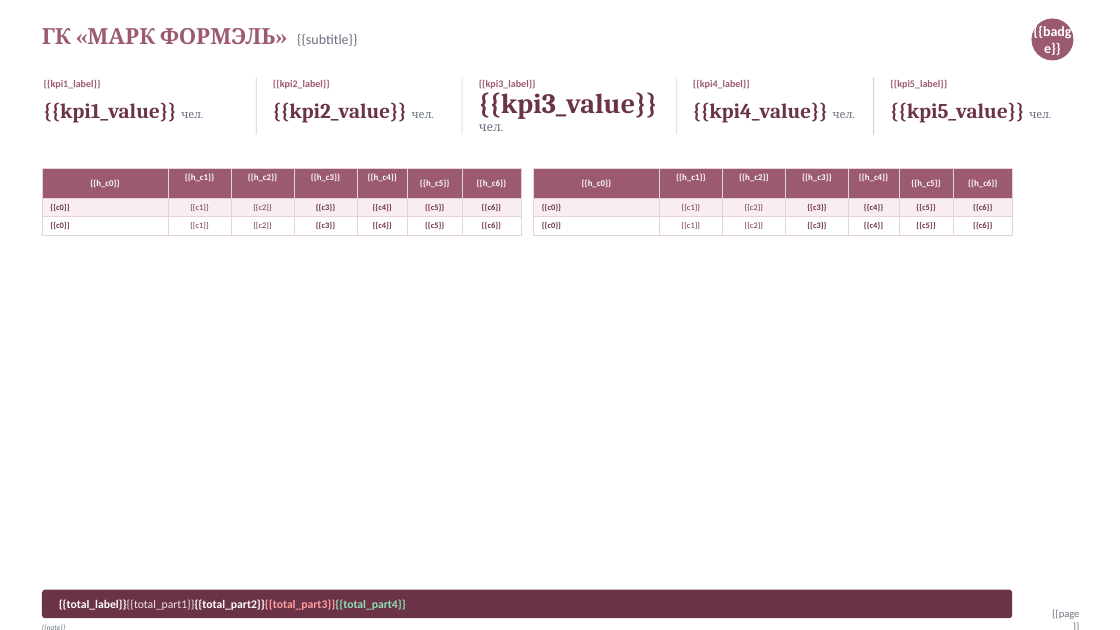
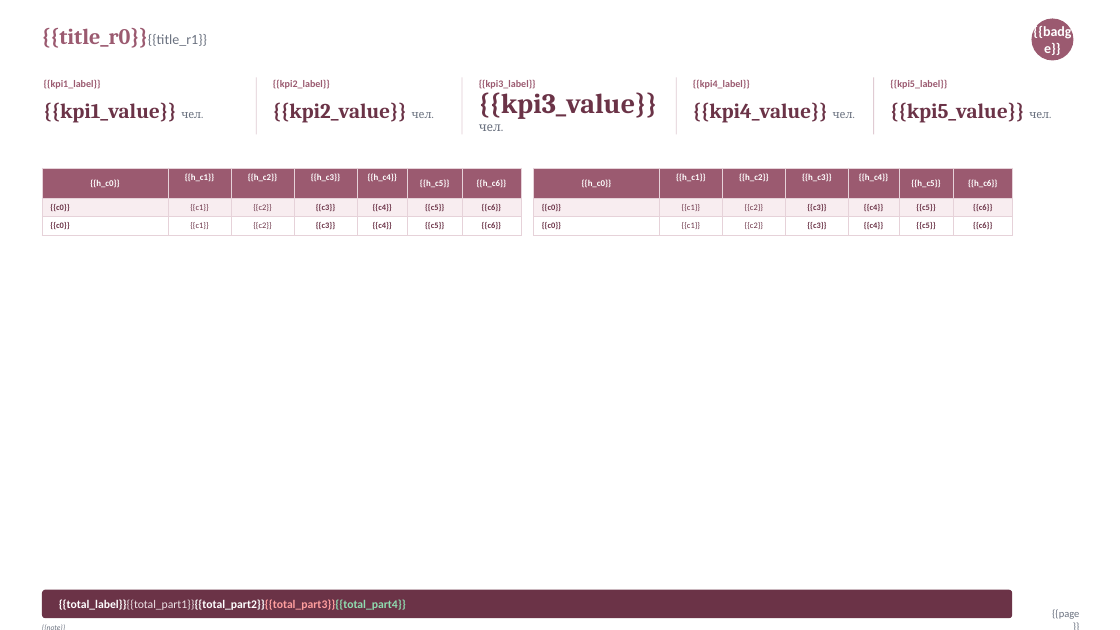
Before and after one commit to samogonoff/mf-finance, a slide deck: slide 10 of python/cost/app/assets/fot_deck/fot_deck_template.pptx (slide 5 before the commit). Drawn at 1120x630 pixels with LibreOffice and Linux fonts; fonts in the diff are those of the drawing. Boxes give left, top, right and bottom in pixels: in the first picture for what was removed or moved away, otherwise in the second. Text is boxed around its words. In the diff, an @@ line names an element or a change of style, - is before the commit and + after.

```diff
--- a/python/cost/app/assets/fot_deck/fot_deck_template.pptx
+++ b/python/cost/app/assets/fot_deck/fot_deck_template.pptx
@@ text at [42, 28, 207, 48]: text changed @@
-ГК «МАРК ФОРМЭЛЬ» {{subtitle}}
+{{title_r0}}{{title_r1}}
```
Also in this commit, not shown: 4 other slides changed, 5 slides added, 14 other files.
